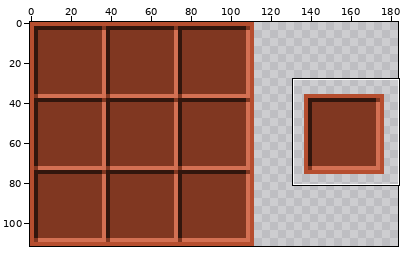
Two versions of one sprite sheet, src/manual/assets/shaped_3x3.png. Above, an overview of the earlier version with the close-up marked.
Close-up. Before the edit:
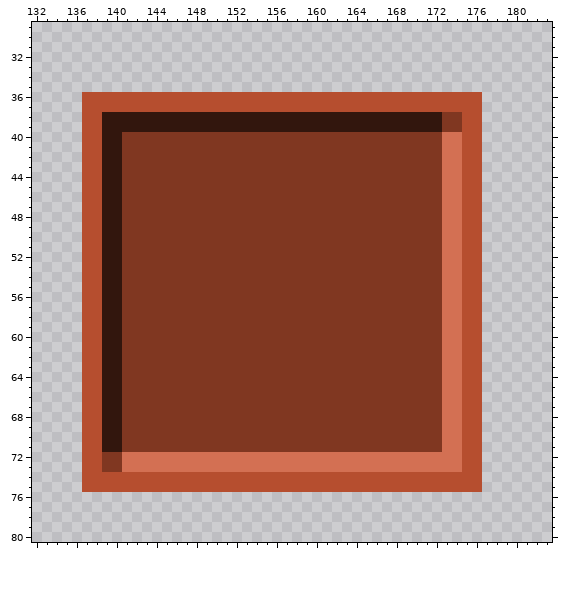
The file is 184x112 pixels. Colours within 5 levels of each other are drawn and written as one. Shown: x 132..183, y 29..80.
The same view after the edit:
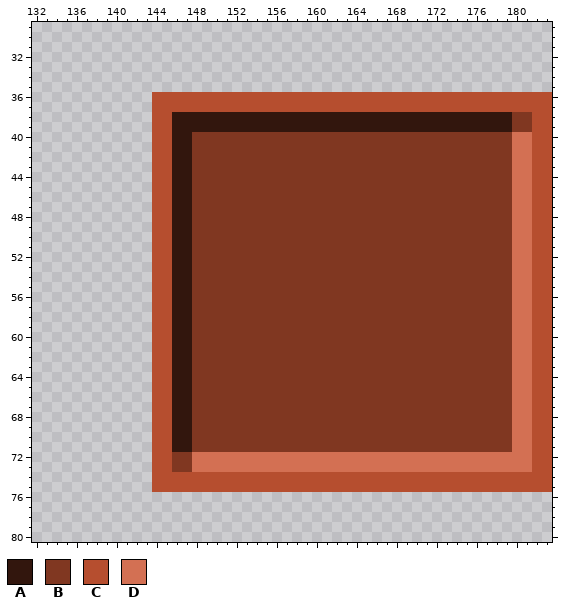
Palette (. is transparent): A #32160d  B #803721  C #b64e2f  D #d37053
Changes in this commit:
y 36..37: x 137..143 CCCCCCC -> .......; x 177..183 ....... -> CCCCCCC
y 38..39: x 137..145 CCAAAAAAA -> .......CC; x 173..183 BBCC....... -> AAAAAAABBCC
y 40..71: x 137..147 CCAABBBBBBB -> .......CCAA; x 173..183 DDCC....... -> BBBBBBBDDCC
y 72..73: x 137..147 CCBBDDDDDDD -> .......CCBB; x 175..183 CC....... -> DDDDDDDCC
y 74..75: x 137..143 CCCCCCC -> .......; x 177..183 ....... -> CCCCCCC
Where, in picture pixels (left, top, right, bottom), the same in both close-ups:
changed: (82, 92, 192, 492)
changed: (442, 92, 552, 492)
